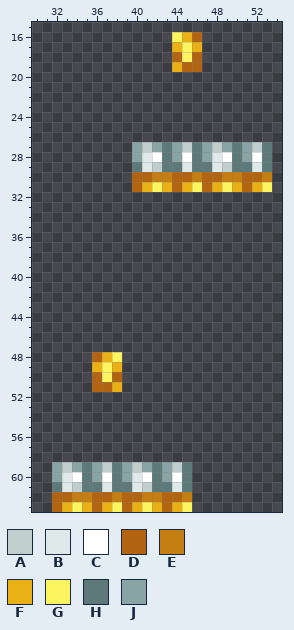
Two states of a pixel-art sprite, assets/aether_legacy/textures/armor/accessory_valkyrie_slim.png. The picture above was drawn from the file before the commit.
The file is 64x64 pixels. Colours within 5 levels of each other are drawn and written as one. Shown: x 30..54, y 15..63.
Palette (. is transparent): A #c0cece  B #e0e9e9  C #ffffff  D #b26411  E #c57e12  F #e9b115  G #fdf55f  H #5e7979  J #88a4a4
And afterwards:
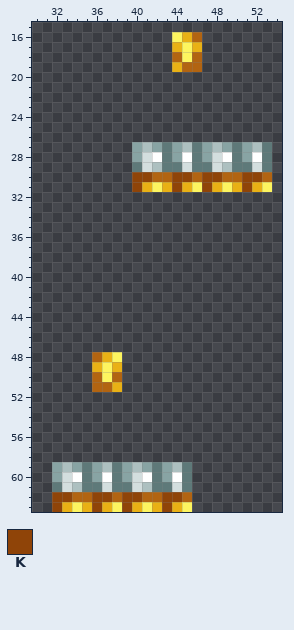
Colours new in this view: K #8f4408
What changed:
Colour A changes from #c0cece to #adc0c0.
Colour B changes from #e0e9e9 to #d3dede.
The author changed colour E to colour D in row 30 at x 42 to 43, 46, 49 to 50 and 53; in row 62 at x 34 to 35, 38, 41 to 42 and 45.
The author changed colour D to colour K in row 30 at x 40 to 41, 44 to 45, 47 to 48 and 51 to 52; in row 31 at x 40, 44, 47 and 51; in row 62 at x 32 to 33, 36 to 37, 39 to 40 and 43 to 44; in row 63 at x 32, 36, 39 and 43.
Changed places in both pictures, as pixel boxes (x1, y1, x2, y2):
changed: (132, 142, 272, 192)
changed: (52, 462, 192, 512)
